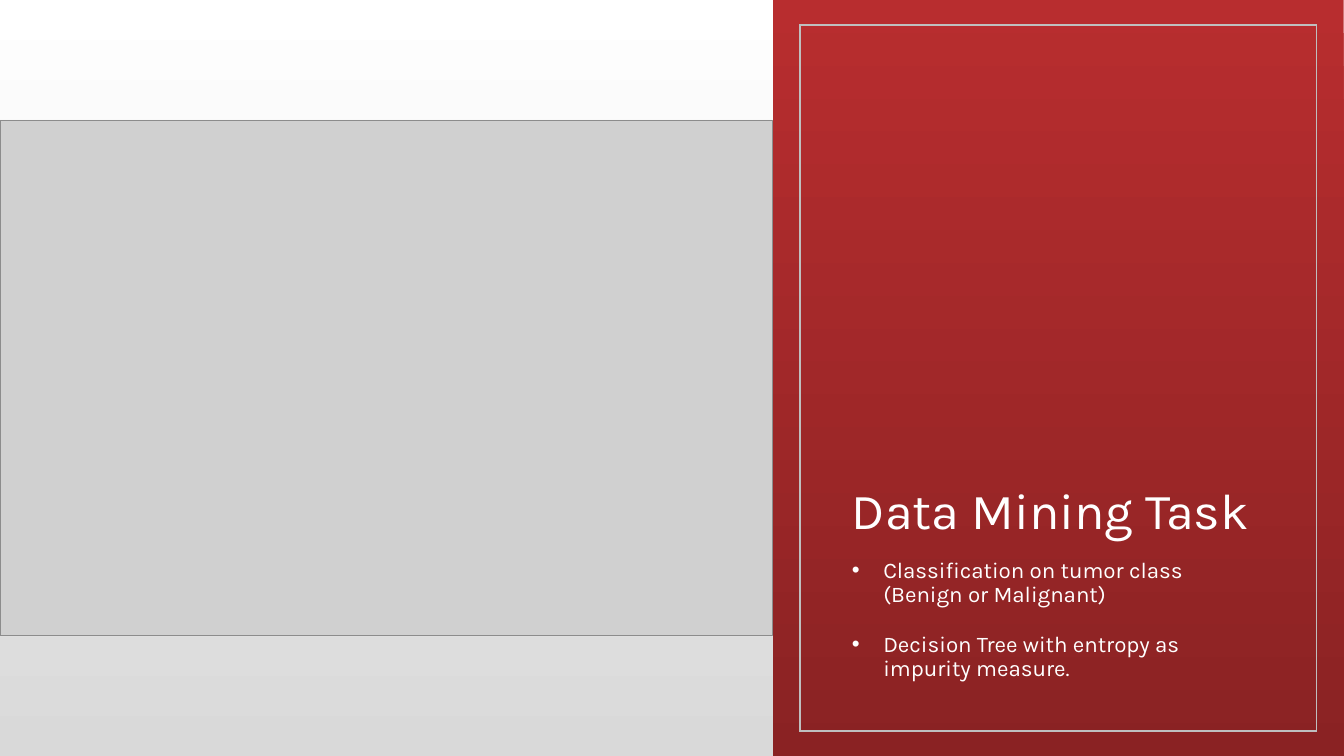
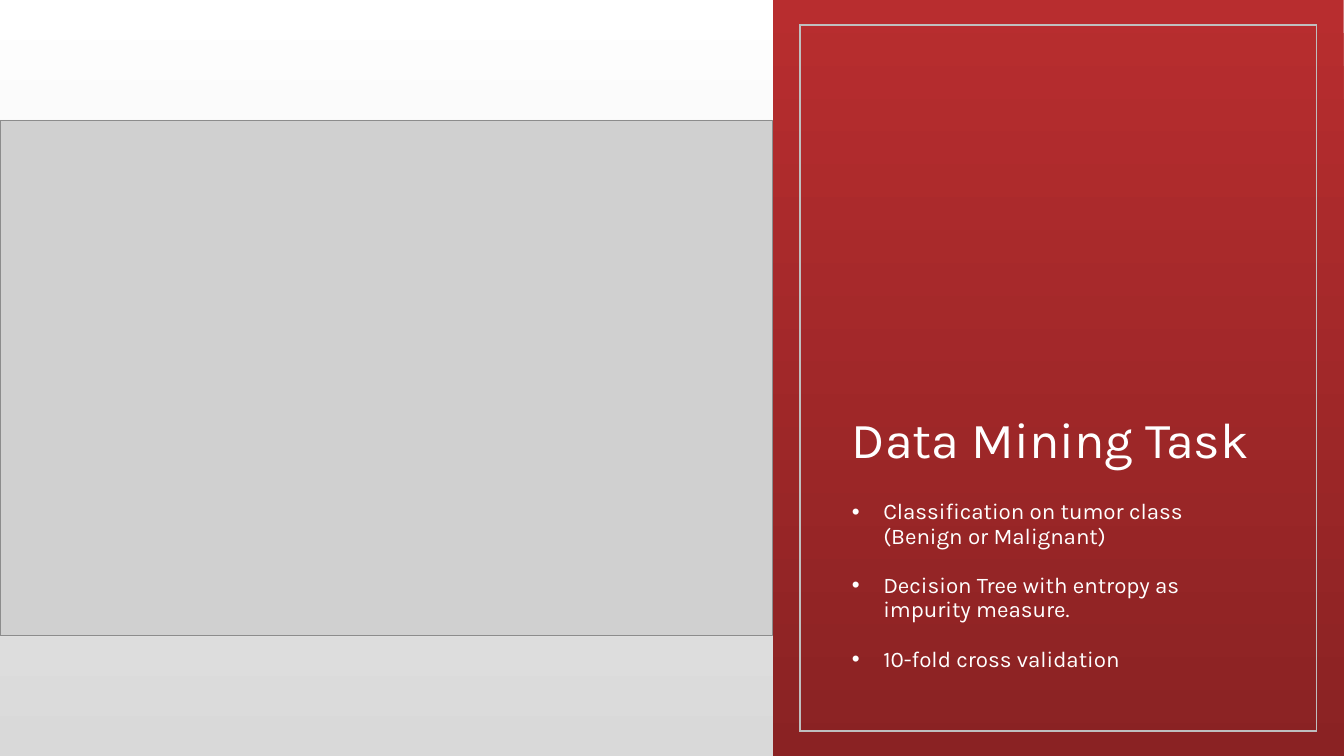
Before and after one commit to zachagarc/dataMiningProject, a slide deck: slide 7 of CS488 Final Report.pptx (slide 4 before the commit). Drawn at 1344x756 pixels with LibreOffice and Linux fonts; fonts in the diff are those of the drawing; grey boxes stand for pictures. Boxes give left, top, right and bottom in pixels: in the first picture for what was removed or moved away, otherwise in the second. Text is boxed around its words. In the diff, an @@ line names an element or a change of style, - is before the commit and + after.

Commit message:
Added to powerpoint

```diff
--- a/CS488 Final Report.pptx
+++ b/CS488 Final Report.pptx
@@ title "Data Mining Task": place and size @@
-title "Data Mining Task" at (852,494,1248,542)
+title "Data Mining Task" at (852,423,1248,471)
@@ text "Classification on tumor class (Benign ...": place and size @@
-text "Classification on tumor class (Benign ..." at (883,562,1183,682)
+text "Classification on tumor class (Benign ..." at (883,503,1183,668)
@@ text at (883,651,1120,668): paragraph added @@
+• 10-fold cross validation
```
Also in this commit, not shown: 4 other slides changed, 4 slides added, 1 slide removed, 2 other files.
